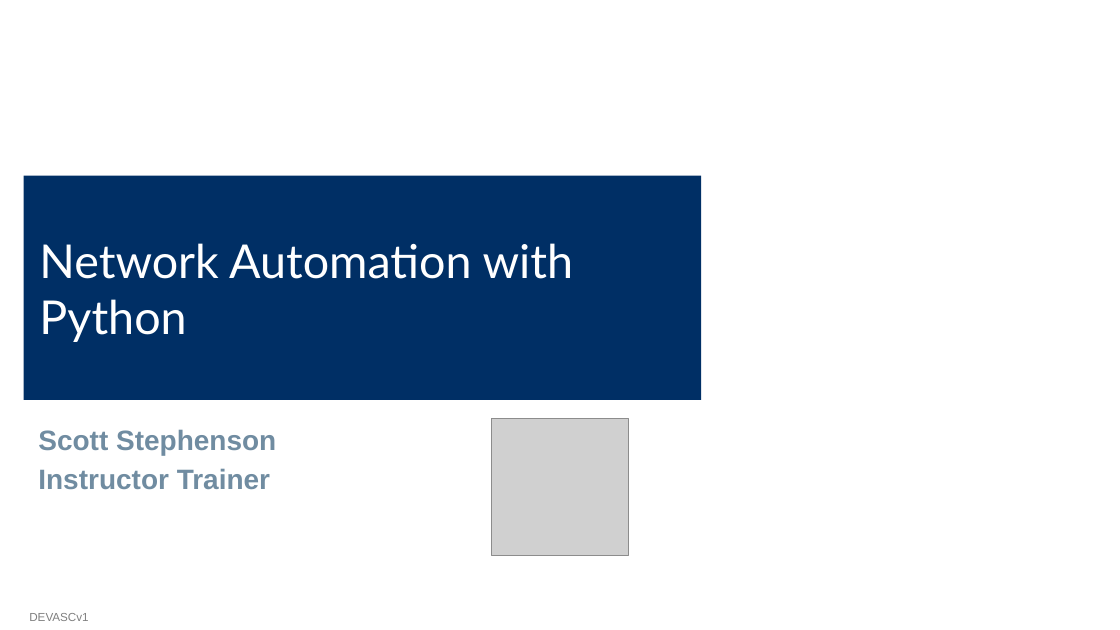
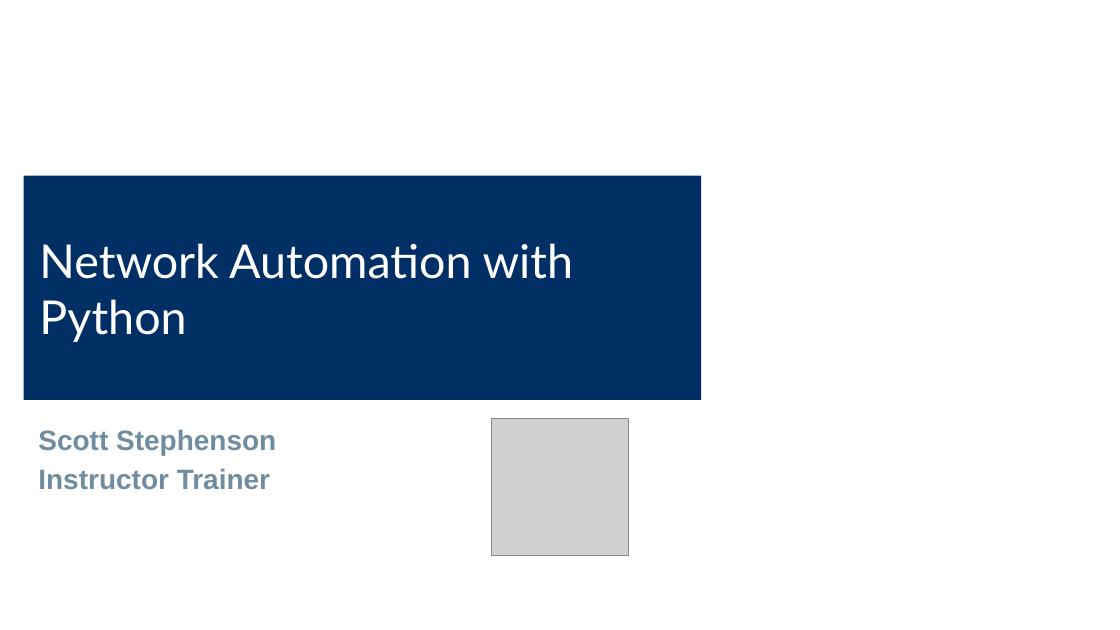
Before and after one commit to Scott4564/controller, a slide deck: slide 1 of Network Automation with Python.pptx. Drawn at 1120x630 pixels with LibreOffice and Linux fonts; fonts in the diff are those of the drawing; grey boxes stand for pictures; background and template pictures are left out. Boxes give left, top, right and bottom in pixels: in the first picture for what was removed or moved away, otherwise in the second. Text is boxed around its words. In the diff, an @@ line names an element or a change of style, - is before the commit and + after.

```diff
--- a/Network Automation with Python.pptx
+++ b/Network Automation with Python.pptx
@@ text removed at (x1=29, y1=613, x2=88, y2=621) @@
-DEVASCv1
```
Also in this commit, not shown: 22 other slides changed, 4 slides added.
